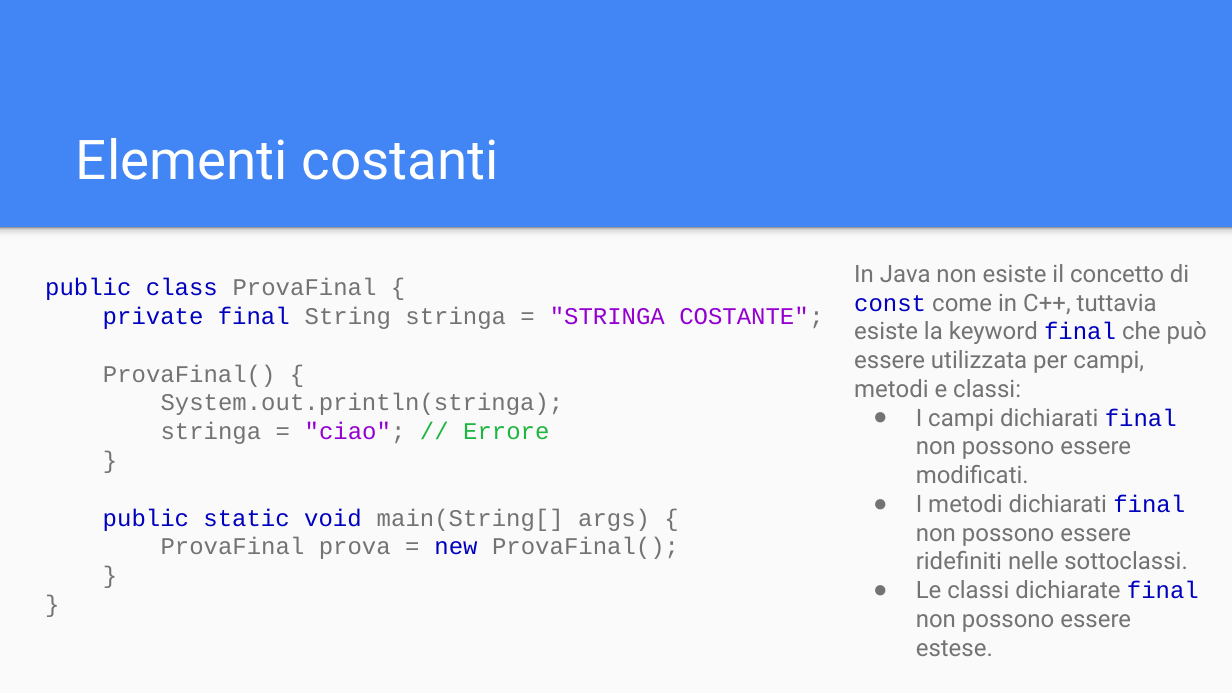
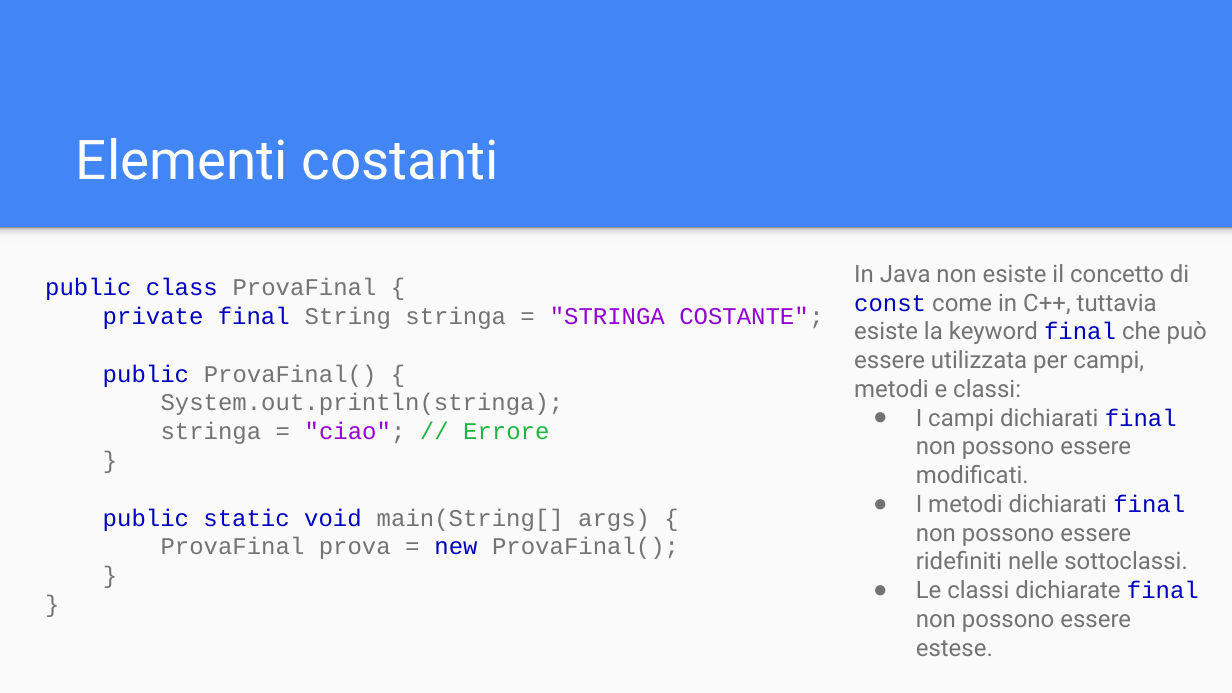
Before and after one commit to Rhaegal222/User-Interface-Design, a slide deck: slide 11 of Slides/1 - Java/02 - Java - Ereditarietà, Generics, Classi Wrapper.pptx. Drawn at 1232x693 pixels with LibreOffice and Linux fonts; fonts in the diff are those of the drawing. Boxes give left, top, right and bottom in pixels: in the first picture for what was removed or moved away, otherwise in the second. Text is boxed around its words. In the diff, an @@ line names an element or a change of style, - is before the commit and + after.

```diff
--- a/Slides/1 - Java/02 - Java - Ereditarietà, Generics, Classi Wrapper.pptx
+++ b/Slides/1 - Java/02 - Java - Ereditarietà, Generics, Classi Wrapper.pptx
@@ text at (x1=103, y1=364, x2=377, y2=387): text changed @@
-ProvaFinal() {
+public ProvaFinal() {
```
Also in this commit, not shown: 3 other slides changed, 32 other files.
